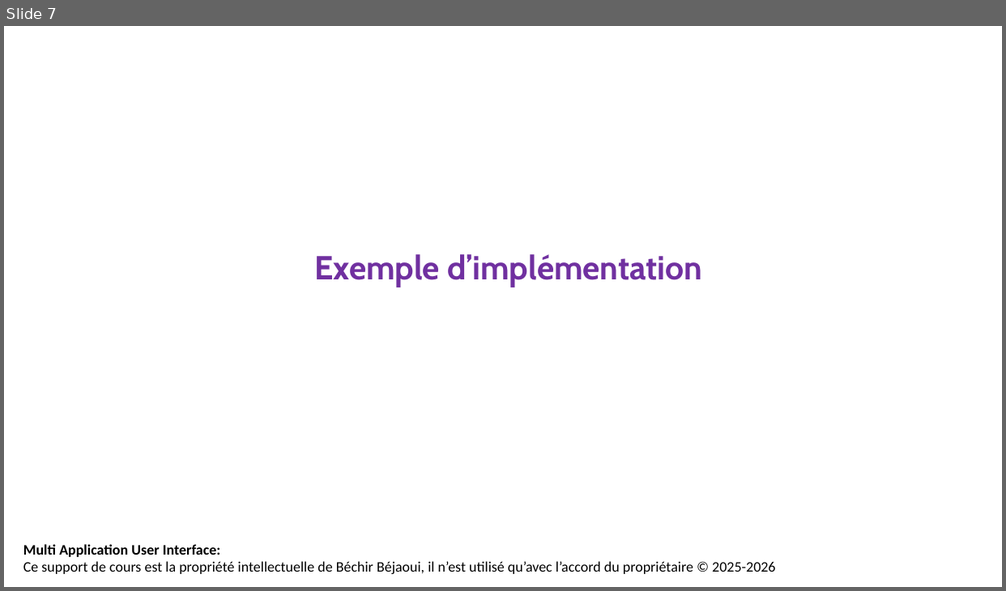
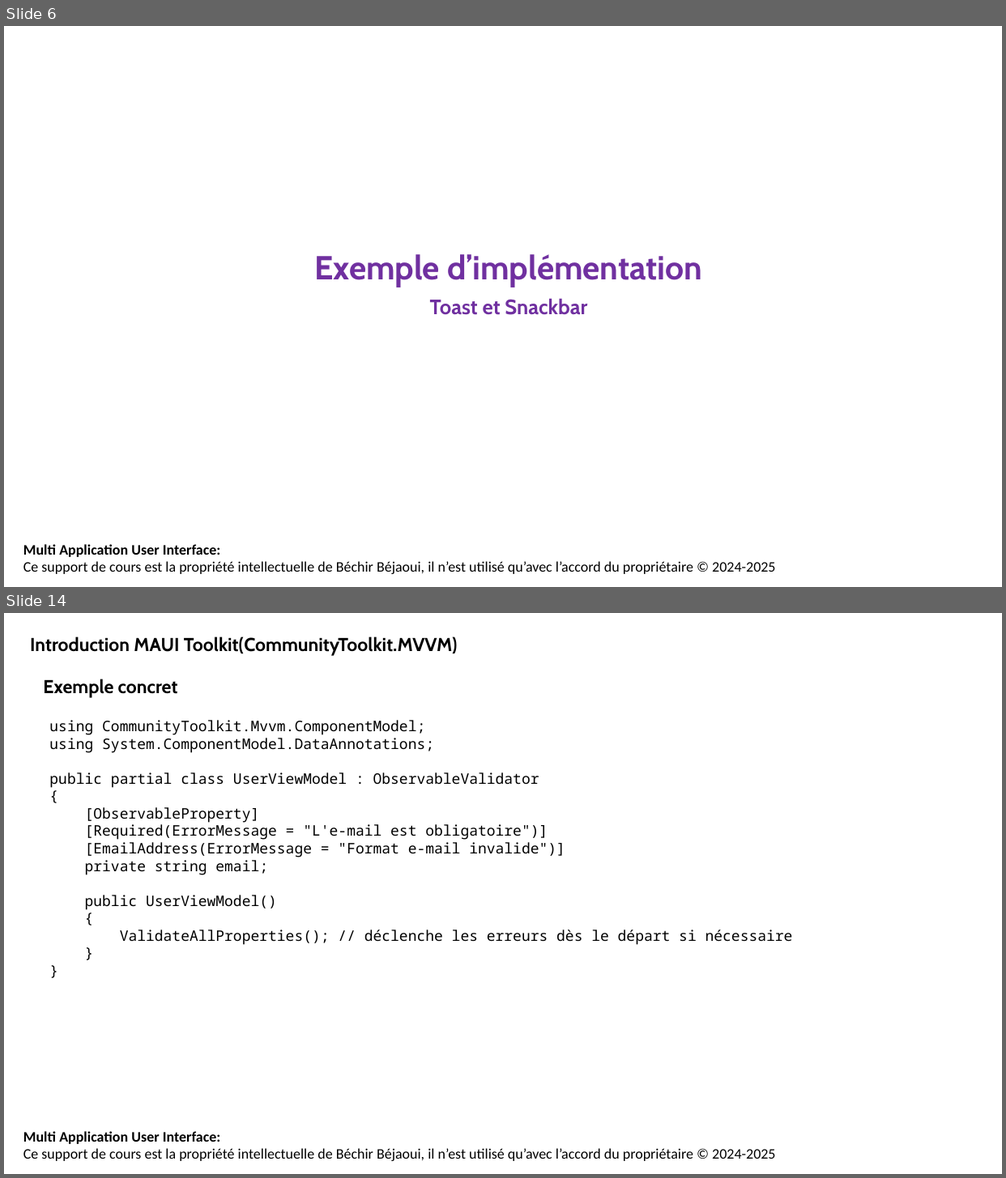
Before and after one commit to bejaouibechir/MAUI, a slide deck: 16.MAUI Toolkit.pptx. Shown one above the other, each under a label of ours: slide 7 before the commit, slides 6 and 14 after it; the slides between them are not shown. The pictures are 1006x591 and 1006x1178 pixels, drawn with LibreOffice and Linux fonts; fonts in the diff are those of the drawing; background and template pictures are left out. Boxes give left, top, right and bottom in pixels: in the first picture for what was removed or moved away, otherwise in the second. Text is boxed around its words. In the diff, an @@ line names an element or a change of style, - is before the commit and + after.

```diff
--- a/16.MAUI Toolkit.pptx
+++ b/16.MAUI Toolkit.pptx
@@ slide 14 added at [4, 613, 1002, 1174], background #FFFFFF; not listed: 1 template element that a slide beside it also shows @@
@@ text added at [30, 636, 458, 656], 18 pt, text #000000, bold @@
+Introduction MAUI Toolkit(CommunityToolkit.MVVM)
@@ text added at [43, 679, 178, 698], 18 pt, text #000000, bold @@
+Exemple concret
@@ text added at [49, 720, 793, 945], 14 pt, text #000000 @@
+using CommunityToolkit.Mvvm.ComponentModel;
+using System.ComponentModel.DataAnnotations;
+public partial class UserViewModel : ObservableValidator
+{
+[ObservableProperty]
+[Required(ErrorMessage = "L'e-mail est obligatoire")]
+[EmailAddress(ErrorMessage = "Format e-mail invalide")]
+private string email;
+public UserViewModel()
+{
+ValidateAllProperties(); // déclenche les erreurs dès le départ si nécessaire
+}
+}
@@ what was slide 7 is now slide 6 @@
@@ slide 6 changed as well @@
@@ text at [430, 298, 587, 315]: paragraph added @@
+Toast et Snackbar
@@ text at [23, 561, 775, 574]: text changed @@
-Ce support de cours est la propriété intellectuelle de Béchir Béjaoui, il n’est utilisé qu’avec l’accord du propriétaire © 2025-2026
+Ce support de cours est la propriété intellectuelle de Béchir Béjaoui, il n’est utilisé qu’avec l’accord du propriétaire © 2024-2025
```
Also in this commit, not shown: 5 other slides changed, 10 other slides added, 6 slides removed, 2 other files.
